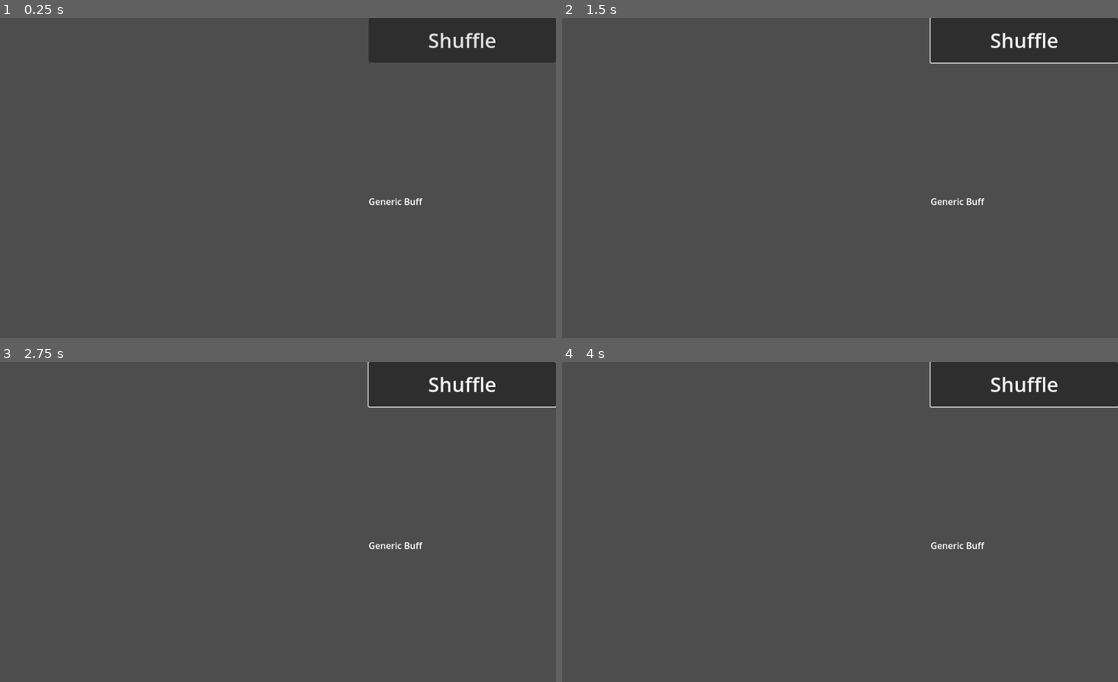
Above: before the commit, frames 1-4 (two rows, left to right).
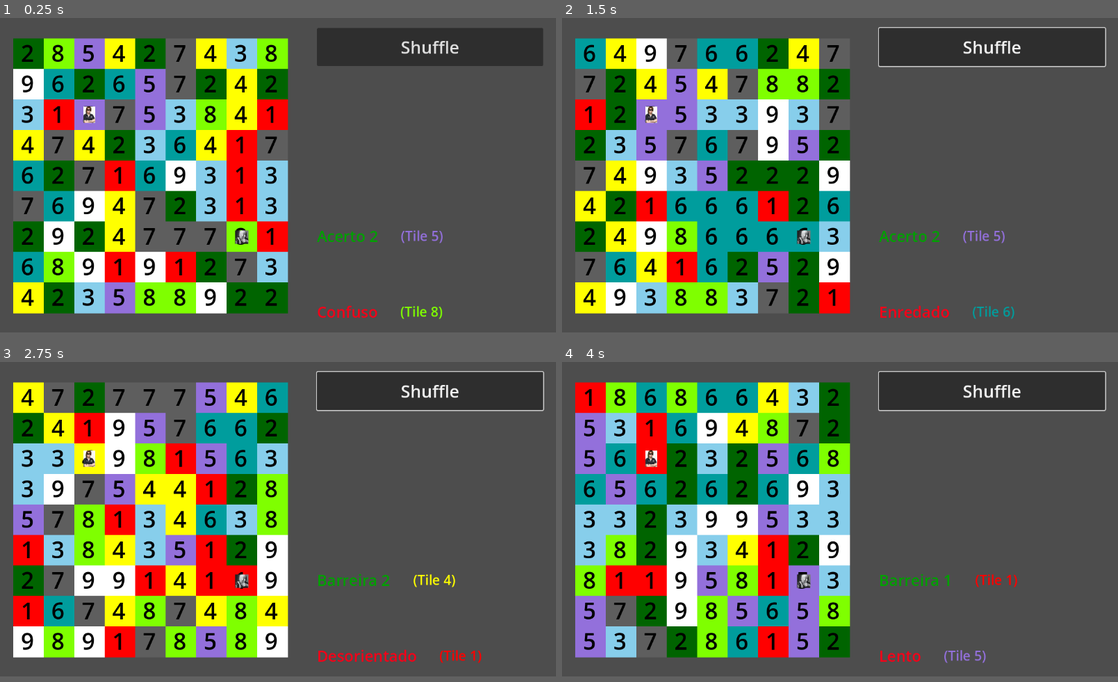
Above: after the commit, the same moments.

Repository: ochocss/tite-kubo
Game: Godot game, scene res://scenes/root.tscn
The game is run twice, just before and just after one commit, with the same random seed, the same clock (stepped at 60 frames per second) and the same inputs.
Inputs (mouse positions are in pixels of both pictures, inside the frame that each line leads up to):
- Up to frame 1 (0.25 s): no input
- Up to frame 2 (1.5 s): click "Shuffle" at 0.5 s; tap Enter at 1.25 s; move the mouse to (962, 162) at 1.27 s; hold Right (inimigo_right) from 1.28 s (still down)
- Up to frame 3 (2.75 s): tap Space at 2 s; move the mouse to (166, 538) at 2.02 s; release Right (inimigo_right) at 2.03 s; hold Down (inimigo_down) from 2.03 s (still down)
- Up to frame 4 (4 s): tap Enter at 2.75 s; move the mouse to (895, 451) at 2.77 s; release Down (inimigo_down) at 2.78 s; hold Right (inimigo_right) 2.78-3.53 s; tap Space at 3.5 s; move the mouse to (812, 586) at 3.52 s; hold Up (inimigo_up) from 3.53 s (still down)
The window is 800x460 before the commit and 800x452 after it. Grey fills any space a smaller window leaves; there, only what the larger window draws over its background counts as a difference.

The runs differ from the first frame. In frame 1, 41% of the frame differs, in the area x 2-100%, y 0-95%; in frame 2, 42%; in frame 3, 41%; in frame 4, 45%.
Error before the commit: Parse Error: Preload file "res://grid_container.tscn" does not exist. (res://scripts/root.gd:3)

Commit message:
Create buff and debuff labels

Diff:
--- a/project.godot
+++ b/project.godot
@@ -17,8 +17,8 @@
 
 [display]
 
-window/size/viewport_width=1000
-window/size/viewport_height=575
+window/size/viewport_width=1168
+window/size/viewport_height=660
 
 [input]
 
--- a/scenes/grid_container.tscn
+++ b/scenes/grid_container.tscn
@@ -1,7 +1,12 @@
 [gd_scene format=3 uid="uid://ca3t0aa4bj8ij"]
 
 [node name="GridContainer" type="GridContainer"]
-anchors_preset = 9
-anchor_bottom = 1.0
+anchors_preset = 4
+anchor_top = 0.5
+anchor_bottom = 0.5
+offset_left = 28.0
+offset_top = -1.0
+offset_right = 28.0
+offset_bottom = -1.0
 grow_vertical = 2
 columns = 9
--- a/scenes/root.tscn
+++ b/scenes/root.tscn
@@ -17,7 +17,10 @@
 anchor_left = 1.0
 anchor_right = 1.0
 anchor_bottom = 1.0
-offset_left = -337.0
+offset_left = -502.0
+offset_top = 21.0
+offset_right = -27.0
+offset_bottom = -21.0
 grow_horizontal = 0
 grow_vertical = 2
 
@@ -31,12 +34,56 @@
 layout_mode = 2
 size_flags_vertical = 3
 
-[node name="BuffLabel" type="Label" parent="VBoxContainer"]
+[node name="Control3" type="Control" parent="VBoxContainer"]
 layout_mode = 2
+size_flags_vertical = 3
+
+[node name="Control4" type="Control" parent="VBoxContainer"]
+layout_mode = 2
+size_flags_vertical = 3
+
+[node name="HBoxContainer2" type="HBoxContainer" parent="VBoxContainer"]
+layout_mode = 2
+
+[node name="BuffLabel" type="Label" parent="VBoxContainer/HBoxContainer2"]
+layout_mode = 2
+theme_override_colors/font_color = Color(0, 0.629441, 0.00498538, 1)
+theme_override_font_sizes/font_size = 32
 text = "Generic Buff"
+
+[node name="Control" type="Control" parent="VBoxContainer/HBoxContainer2"]
+custom_minimum_size = Vector2(40, 0)
+layout_mode = 2
+size_flags_vertical = 3
+
+[node name="BuffTile" type="Label" parent="VBoxContainer/HBoxContainer2"]
+layout_mode = 2
+size_flags_horizontal = 8
+theme_override_colors/font_color = Color(0, 0, 0, 1)
+theme_override_font_sizes/font_size = 28
 
 [node name="Control2" type="Control" parent="VBoxContainer"]
 layout_mode = 2
 size_flags_vertical = 3
 
+[node name="HBoxContainer" type="HBoxContainer" parent="VBoxContainer"]
+layout_mode = 2
+
+[node name="DebuffLabel" type="Label" parent="VBoxContainer/HBoxContainer"]
+layout_mode = 2
+theme_override_colors/font_color = Color(0.967119, 0, 0.0945349, 1)
+theme_override_font_sizes/font_size = 32
+text = "Generic Buff"
+
+[node name="Control" type="Control" parent="VBoxContainer/HBoxContainer"]
+custom_minimum_size = Vector2(40, 0)
+layout_mode = 2
+size_flags_vertical = 3
+
+[node name="DebuffTile" type="Label" parent="VBoxContainer/HBoxContainer"]
+layout_mode = 2
+size_flags_horizontal = 8
+theme_override_colors/font_color = Color(0, 0, 0, 1)
+theme_override_font_sizes/font_size = 28
+
 [connection signal="pressed" from="VBoxContainer/Button" to="." method="_on_button_pressed"]
--- a/scripts/root.gd
+++ b/scripts/root.gd
@@ -1,9 +1,16 @@
 extends Control
 
-@onready var grid_container_preload = preload("res://grid_container.tscn")
-@onready var block_node = preload("res://block.tscn")
-@onready var tite_kubo_preload = preload("res://tite_kubo.tscn")
-@onready var inimigo_preload = preload("res://inimigo.tscn")
+@onready var buff_label = $VBoxContainer/HBoxContainer2/BuffLabel
+@onready var buff_tile = $VBoxContainer/HBoxContainer2/BuffTile
+
+@onready var debuff_label = $VBoxContainer/HBoxContainer/DebuffLabel
+@onready var debuff_tile = $VBoxContainer/HBoxContainer/DebuffTile
+
+
+@onready var grid_container_preload = preload("res://scenes/grid_container.tscn")
+@onready var block_node = preload("res://scenes/block.tscn")
+@onready var tite_kubo_preload = preload("res://scenes/tite_kubo.tscn")
+@onready var inimigo_preload = preload("res://scenes/inimigo.tscn")
 
 var grid_container : GridContainer
 var tite_kubo : Sprite2D
@@ -33,39 +40,50 @@
 	grid_container.get_child(tite_kubo.index).add_child(tite_kubo)
 	grid_container.get_child(inimigo.index).add_child(inimigo)
 
+	change_buff()
+	change_debuff()
+
 
 func _process(_delta):
 	if Input.is_action_just_pressed("tite_up") && tite_kubo.index > 8 && tite_kubo.index-9 != inimigo.index:
 		change_index(tite_kubo, -9)
+		change_buff()
 		return
 
 	if Input.is_action_just_pressed("tite_down") && tite_kubo.index < 71 && tite_kubo.index+9 != inimigo.index:
 		change_index(tite_kubo, 9)
+		change_buff()
 		return
 
 	if Input.is_action_just_pressed("tite_left") && tite_kubo.index % 9 != 0 && tite_kubo.index-1 != inimigo.index:
 		change_index(tite_kubo, -1)
+		change_buff()
 		return
 
 	if Input.is_action_just_pressed("tite_right") && tite_kubo.index % 9 != 8 && tite_kubo.index+1 != inimigo.index:
 		change_index(tite_kubo, 1)
+		change_buff()
 		return
 
 
 	if Input.is_action_just_pressed("inimigo_up") && inimigo.index > 8 && inimigo.index-9 != tite_kubo.index:
 		change_index(inimigo, -9)
+		change_debuff()
 		return
 
 	if Input.is_action_just_pressed("inimigo_down") && inimigo.index < 71 && inimigo.index+9 != tite_kubo.index:
 		change_index(inimigo, 9)
+		change_debuff()
 		return
 
 	if Input.is_action_just_pressed("inimigo_left") && inimigo.index % 9 != 0 && inimigo.index-1 != tite_kubo.index:
 		change_index(inimigo, -1)
+		change_debuff()
 		return
 
 	if Input.is_action_just_pressed("inimigo_right") && inimigo.index % 9 != 8 && inimigo.index+1 != tite_kubo.index:
 		change_index(inimigo, 1)
+		change_debuff()
 		return
 
 
@@ -75,11 +93,18 @@
 
 
 func change_buff():
-	pass
+	var res : BlockResource = grid_container.get_child(tite_kubo.index).resource
+	buff_label.text = res.buff
+	buff_tile.set("theme_override_colors/font_color", res.color)
+	buff_tile.text = "(Tile " + res.number + ")"
+
 
 
 func change_debuff():
-	pass
+	var res : BlockResource = grid_container.get_child(inimigo.index).resource
+	debuff_label.text = res.debuff
+	debuff_tile.set("theme_override_colors/font_color", res.color)
+	debuff_tile.text = "(Tile " + res.number + ")"
 
 
 func _on_button_pressed():
Not shown: 2 places in scenes/block.tscn that only renumber resources
Not shown: 1 places in scenes/inimigo.tscn that only renumber resources
Not shown: 2 places in scenes/root.tscn that only renumber resources
Not shown: 1 places in scenes/tite_kubo.tscn that only renumber resources
Not shown, added: .gitignore
